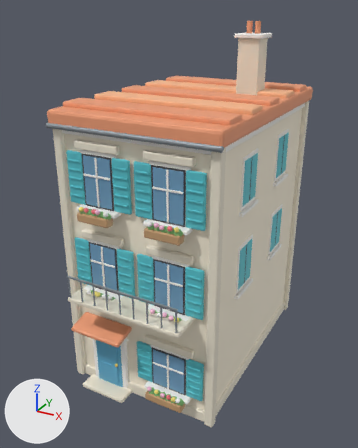
The Blender file source-art/bayview/terrace_a.blend, before and after one commit.
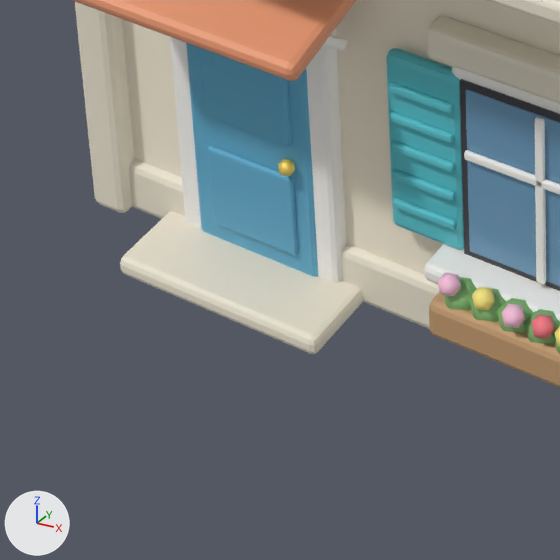
Each version is shown whole from a camera (50 mm lens) standing at (7.94, -15.68, 12.97) and looking at (-0.32, -0.65, 5.46), then close up on the part from 16% to 48% of the width and 74% to 99% of the height. Lighting does not change. The marker at lower left points along +X, +Y and +Z. The last two pictures show the newer version.

The first close-up shows 'Visual'.
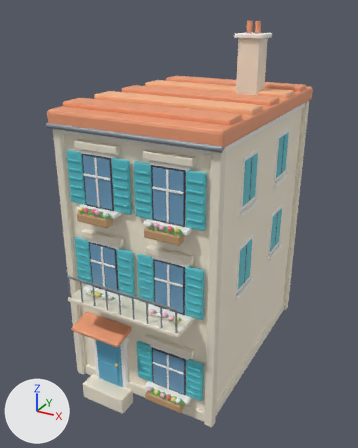
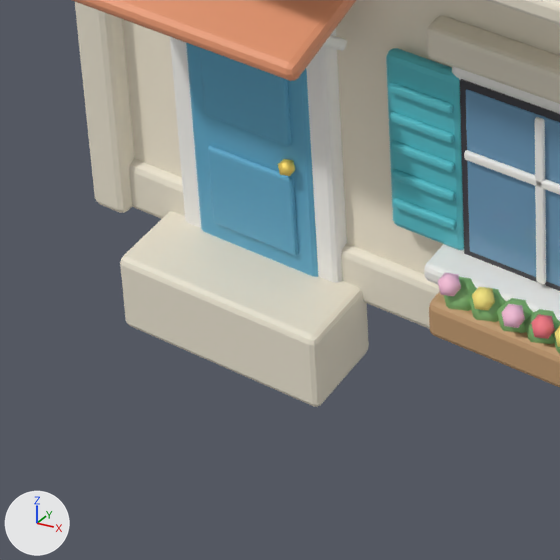
What differs and where, as boxes (x1, y1, x2, y2) in the close-ups (560 x 560 px; the box of a moved part takes in the faces that stretch with it):
'Visual', reshaped: before (72, 0, 560, 387); after (72, 0, 560, 407)
part 1 of me_cube, moved or reshaped: before (120, 263, 363, 354); after (120, 263, 369, 407)

The change, as a list of edits to the scene's bpy script:
```text
Change me_cube:
    used by ob_visual; location = (0.0, 0.0, 4.8)
    remove me_cube.from_pydata(...)  # 10920 vertices, 10876 faces; spans x -2.95..2.95, y -5.1..4.7, z -4.84..7.72
    add me_cube.from_pydata(...)  # 10864 vertices, 10822 faces; spans x -2.95..2.95, y -5.1..4.4, z -5.3..7.72
    me_cube part 1
    28 vertices in x -2.2..-0.4, y -4.7..-4.0, z -4.8..-4.75 move by (0.0, 0.0, -0.5)
    other edits to the shape of me_cube do not show in these pictures
```
